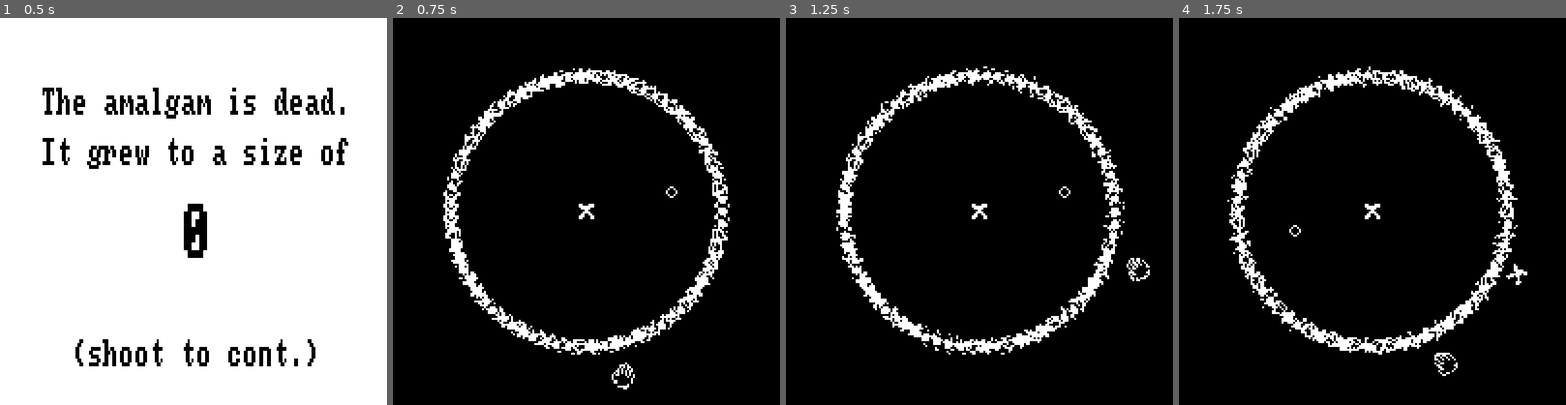
Above: before the commit, frames 1-4 (left to right).
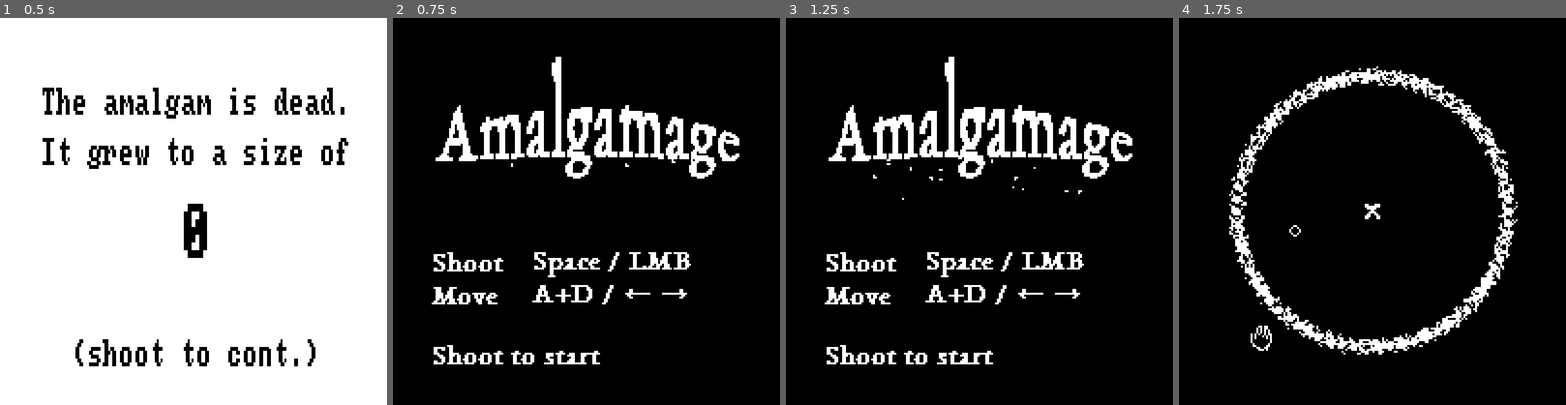
Above: after the commit, the same moments.

Repository: leogeier/amalgamage
Game: Godot game, scene res://scenes/GameOver/GameOver.tscn
Same seed, same stepped clock (60 frames per second), same inputs: the game is played once before the commit and once after it. This scene is started directly instead of the project's main scene.
Inputs (mouse positions are in pixels of both pictures, inside the frame that each line leads up to):
- Up to frame 1 (0.5 s): no input
- Up to frame 2 (0.75 s): tap Enter at 0.5 s; move the mouse to (671, 192) at 0.52 s; hold Right (ui_right) from 0.53 s (still down); tap Space (shoot) at 0.6 s
- Up to frame 3 (1.25 s): keep holding Right (ui_right)
- Up to frame 4 (1.75 s): move the mouse to (1295, 230) at 1.27 s; release Right (ui_right) at 1.28 s; hold Left (ui_left) from 1.28 s (still down); tap Space (shoot) at 1.35 s

Frame 1 is identical in both runs. In frame 2, 13% of the frame differs, in the area x 10-90%, y 10-96%; in frame 3, 13%; in frame 4, 4.0%.

Commit message:
Add title screen

Diff:
--- a/ld-46/scenes/GameOver/GameOver.gd
+++ b/ld-46/scenes/GameOver/GameOver.gd
@@ -7,4 +7,4 @@
 
 func _process(delta):
 	if Input.is_action_just_pressed("shoot"):
-		get_tree().change_scene("res://scenes/Arena/Arena.tscn")
+		get_tree().change_scene("res://scenes/Title/Title.tscn")
--- /dev/null
+++ b/ld-46/scenes/Title/Title.gd
@@ -0,0 +1,7 @@
+extends Node2D
+
+
+func _process(delta):
+	if Input.is_action_just_pressed("shoot"):
+		$StartSound.play()
+		get_tree().change_scene("res://scenes/Arena/Arena.tscn")
--- /dev/null
+++ b/ld-46/scenes/Title/Title.tscn
@@ -0,0 +1,30 @@
+[gd_scene load_steps=4 format=2]
+
+[ext_resource path="res://scenes/Title/title.png" type="Texture" id=1]
+[ext_resource path="res://scenes/Title/Title.gd" type="Script" id=2]
+[ext_resource path="res://scenes/Title/blip.wav" type="AudioStream" id=3]
+
+[node name="Node2D" type="Node2D"]
+script = ExtResource( 2 )
+
+[node name="Sprite" type="Sprite" parent="."]
+position = Vector2( 100, 100 )
+texture = ExtResource( 1 )
+
+[node name="CPUParticles2D" type="CPUParticles2D" parent="."]
+position = Vector2( 97.9543, 72.1784 )
+amount = 28
+emission_shape = 2
+emission_rect_extents = Vector2( 75, 1 )
+direction = Vector2( 0, 1 )
+spread = 16.94
+gravity = Vector2( 0, 0 )
+initial_velocity = 43.01
+initial_velocity_random = 0.55
+angular_velocity = 464.52
+damping = 23.66
+damping_random = 0.34
+scale_amount = 1.5
+
+[node name="StartSound" type="AudioStreamPlayer" parent="."]
+stream = ExtResource( 3 )
Not shown, changed: ld-46/scenes/Title/blip.wav.import
Binary file added: ld-46/scenes/Title/title.png
Not shown, added: ld-46/scenes/Title/title.png.import
Not shown, added: assets/title.psd
Not shown, added: ld-46/scenes/Title/blip.wav
